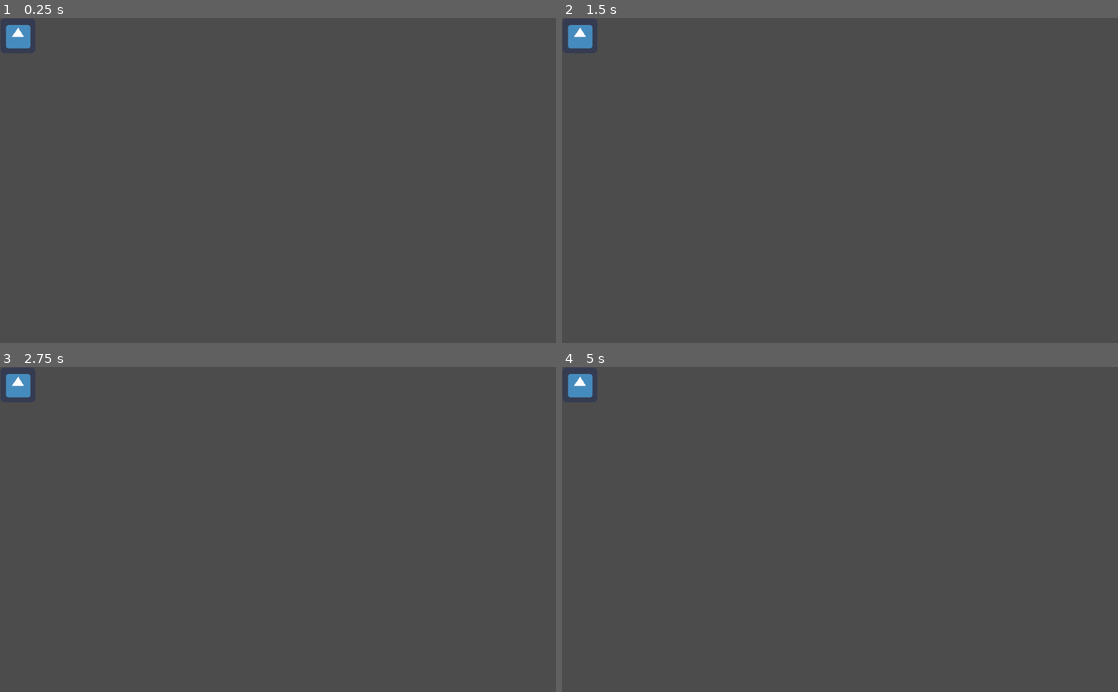
Above: before the commit, frames 1-4 (two rows, left to right).
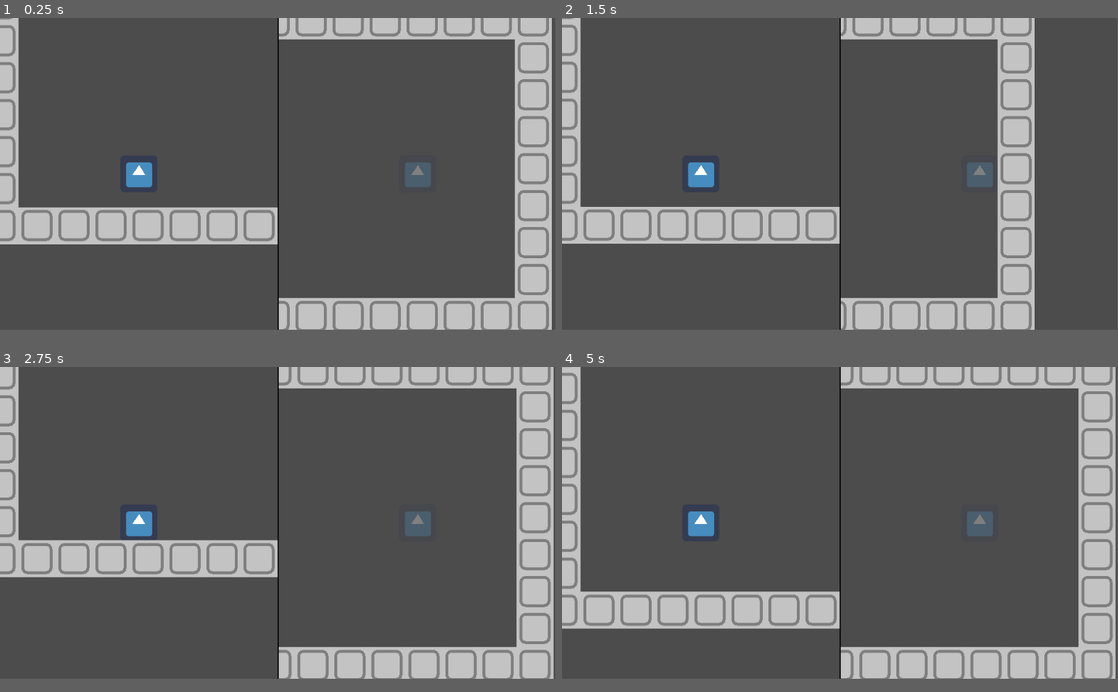
Above: after the commit, the same moments.

Repository: rakthalekk/ghosts-vs-skeletons
Game: Godot game, scene res://src/Main.tscn
Same seed, same stepped clock (60 frames per second), same inputs: the game is played once before the commit and once after it. The engine's default icon, where the game draws it, is replaced by a stand-in: a white triangle on a blue panel in a dark square.
Inputs:
- Up to frame 1 (0.25 s): no input
- Up to frame 2 (1.5 s): hold Right (ghost_move_right, bound only after the commit) from 0.53 s (still down); tap W (skeleton_jump, bound only after the commit) at 0.6, 0.77, 1.07, 1.35 s
- Up to frame 3 (2.75 s): tap W (skeleton_jump, bound only after the commit) at 1.52, 1.82, 2.1 s; release Right (ghost_move_right, bound only after the commit) at 2.03 s; hold Left (ghost_move_left, bound only after the commit) from 2.03 s (still down)
- Up to frame 4 (5 s): release Left (ghost_move_left, bound only after the commit) at 2.78 s; hold Right (ghost_move_right, bound only after the commit) 2.78-4.28 s; tap W (skeleton_jump, bound only after the commit) at 2.85, 3.02, 3.32, 3.6, 3.77, 4.07, 4.35, 4.52, 4.82 s; hold Left (ghost_move_left, bound only after the commit) from 4.28 s (still down)
In our replay, the window is 800x468 before the commit and 799x449 after it. These sizes can differ from the game's own. Grey fills any space a smaller window leaves; there, only what the larger window draws over its background counts as a difference.

The runs differ from the first frame. In frame 1, 22% of the frame differs, in the area x 0-100%, y 0-96%; in frame 2, 20%; in frame 3, 22%; in frame 4, 23%.

Commit message:
basic movement & splitscreen

Diff:
--- a/GhostsVsSkeletons/project.godot
+++ b/GhostsVsSkeletons/project.godot
@@ -8,19 +8,79 @@
 
 config_version=4
 
+_global_script_classes=[ {
+"base": "KinematicBody2D",
+"class": "GroundedActor",
+"language": "GDScript",
+"path": "res://src/GroundedActor.gd"
+} ]
+_global_script_class_icons={
+"GroundedActor": ""
+}
+
 [application]
 
 config/name="Ghosts Vs Skeletons"
 run/main_scene="res://src/Main.tscn"
 config/icon="res://icon.png"
 
+[display]
+
+window/size/width=960
+window/size/height=540
+
 [gui]
 
 common/drop_mouse_on_gui_input_disabled=true
 
+[input]
+
+skeleton_move_left={
+"deadzone": 0.5,
+"events": [ Object(InputEventKey,"resource_local_to_scene":false,"resource_name":"","device":0,"alt":false,"shift":false,"control":false,"meta":false,"command":false,"pressed":false,"scancode":0,"physical_scancode":65,"unicode":0,"echo":false,"script":null)
+ ]
+}
+skeleton_move_right={
+"deadzone": 0.5,
+"events": [ Object(InputEventKey,"resource_local_to_scene":false,"resource_name":"","device":0,"alt":false,"shift":false,"control":false,"meta":false,"command":false,"pressed":false,"scancode":0,"physical_scancode":68,"unicode":0,"echo":false,"script":null)
+ ]
+}
+skeleton_jump={
+"deadzone": 0.5,
+"events": [ Object(InputEventKey,"resource_local_to_scene":false,"resource_name":"","device":0,"alt":false,"shift":false,"control":false,"meta":false,"command":false,"pressed":false,"scancode":0,"physical_scancode":87,"unicode":0,"echo":false,"script":null)
+ ]
+}
+ghost_move_left={
+"deadzone": 0.5,
+"events": [ Object(InputEventKey,"resource_local_to_scene":false,"resource_name":"","device":0,"alt":false,"shift":false,"control":false,"meta":false,"command":false,"pressed":false,"scancode":0,"physical_scancode":16777231,"unicode":0,"echo":false,"script":null)
+ ]
+}
+ghost_move_right={
+"deadzone": 0.5,
+"events": [ Object(InputEventKey,"resource_local_to_scene":false,"resource_name":"","device":0,"alt":false,"shift":false,"control":false,"meta":false,"command":false,"pressed":false,"scancode":0,"physical_scancode":16777233,"unicode":0,"echo":false,"script":null)
+ ]
+}
+ghost_move_up={
+"deadzone": 0.5,
+"events": [ Object(InputEventKey,"resource_local_to_scene":false,"resource_name":"","device":0,"alt":false,"shift":false,"control":false,"meta":false,"command":false,"pressed":false,"scancode":0,"physical_scancode":16777232,"unicode":0,"echo":false,"script":null)
+ ]
+}
+ghost_move_down={
+"deadzone": 0.5,
+"events": [ Object(InputEventKey,"resource_local_to_scene":false,"resource_name":"","device":0,"alt":false,"shift":false,"control":false,"meta":false,"command":false,"pressed":false,"scancode":0,"physical_scancode":16777234,"unicode":0,"echo":false,"script":null)
+ ]
+}
+
+[layer_names]
+
+2d_physics/layer_1="environment"
+2d_physics/layer_2="skeleton"
+2d_physics/layer_3="ghost"
+
 [physics]
 
 common/enable_pause_aware_picking=true
+2d/default_gravity=3000
 
 [rendering]
 
--- /dev/null
+++ b/GhostsVsSkeletons/src/GhostPlayer.gd
@@ -0,0 +1,20 @@
+extends KinematicBody2D
+
+
+export(Vector2) var speed = Vector2(200, 200)
+
+var direction = Vector2.ZERO
+var velocity = Vector2.ZERO
+
+
+func _physics_process(delta):
+	get_direction()
+
+	velocity = direction * speed
+
+	velocity = move_and_slide(velocity)
+
+
+func get_direction():
+	direction = Vector2(Input.get_action_strength("ghost_move_right") - Input.get_action_strength("ghost_move_left"),
+		Input.get_action_strength("ghost_move_down") - Input.get_action_strength("ghost_move_up")).normalized()
--- /dev/null
+++ b/GhostsVsSkeletons/src/GhostPlayer.tscn
@@ -0,0 +1,19 @@
+[gd_scene load_steps=4 format=2]
+
+[ext_resource path="res://icon.png" type="Texture" id=1]
+[ext_resource path="res://src/GhostPlayer.gd" type="Script" id=2]
+
+[sub_resource type="RectangleShape2D" id=1]
+extents = Vector2( 30.5, 30.5 )
+
+[node name="GhostPlayer" type="KinematicBody2D"]
+collision_layer = 4
+script = ExtResource( 2 )
+
+[node name="CollisionShape2D" type="CollisionShape2D" parent="."]
+position = Vector2( 0.5, -0.5 )
+shape = SubResource( 1 )
+
+[node name="Sprite" type="Sprite" parent="."]
+modulate = Color( 1, 1, 1, 0.290196 )
+texture = ExtResource( 1 )
--- /dev/null
+++ b/GhostsVsSkeletons/src/GroundedActor.gd
@@ -0,0 +1,16 @@
+class_name GroundedActor
+extends KinematicBody2D
+
+const FLOOR_NORMAL = Vector2.UP
+const FLOOR_DETECT_DISTANCE = 20.0
+
+
+export(Vector2) var speed = Vector2(400, 1000)
+
+var direction = Vector2.ZERO
+var velocity = Vector2.ZERO
+
+onready var gravity = ProjectSettings.get("physics/2d/default_gravity")
+
+func _physics_process(delta):
+	velocity.y += gravity * delta
--- /dev/null
+++ b/GhostsVsSkeletons/src/Main.gd
@@ -0,0 +1,26 @@
+# This script is from the GDQuest Tutorial How to do a Split-Screen Co-op in Godot
+# CC-By 4.0 - GDQuest and contributors
+
+extends Node2D
+
+
+onready var players := {
+	"1": {
+		viewport = $HBoxContainer/ViewportContainer/Viewport,
+		camera = $HBoxContainer/ViewportContainer/Viewport/Camera2D,
+		player = $HBoxContainer/ViewportContainer/Viewport/Map/SkeletonPlayer
+	},
+	"2": {
+		viewport = $HBoxContainer/ViewportContainer2/Viewport,
+		camera = $HBoxContainer/ViewportContainer2/Viewport/Camera2D,
+		player = $HBoxContainer/ViewportContainer/Viewport/Map/GhostPlayer
+	}
+}
+
+
+func _ready():
+	players["2"].viewport.world_2d = players["1"].viewport.world_2d
+	for node in players.values():
+		var remote_transform = RemoteTransform2D.new()
+		remote_transform.remote_path = node.camera.get_path()
+		node.player.add_child(remote_transform)
--- a/GhostsVsSkeletons/src/Main.tscn
+++ b/GhostsVsSkeletons/src/Main.tscn
@@ -1,9 +1,48 @@
-[gd_scene load_steps=2 format=2]
+[gd_scene load_steps=3 format=2]
 
-[ext_resource path="res://icon.png" type="Texture" id=1]
+[ext_resource path="res://src/Map.tscn" type="PackedScene" id=1]
+[ext_resource path="res://src/Main.gd" type="Script" id=2]
 
 [node name="Main" type="Node2D"]
+script = ExtResource( 2 )
 
-[node name="Icon" type="Sprite" parent="."]
-position = Vector2( 33, 33 )
-texture = ExtResource( 1 )
+[node name="HBoxContainer" type="HBoxContainer" parent="."]
+margin_right = 40.0
+margin_bottom = 40.0
+custom_constants/separation = 0
+
+[node name="ViewportContainer" type="ViewportContainer" parent="HBoxContainer"]
+margin_right = 480.0
+margin_bottom = 540.0
+
+[node name="Viewport" type="Viewport" parent="HBoxContainer/ViewportContainer"]
+size = Vector2( 480, 540 )
+handle_input_locally = false
+usage = 0
+render_target_update_mode = 3
+
+[node name="Map" parent="HBoxContainer/ViewportContainer/Viewport" instance=ExtResource( 1 )]
+
+[node name="Camera2D" type="Camera2D" parent="HBoxContainer/ViewportContainer/Viewport"]
+current = true
+
+[node name="ColorRect" type="ColorRect" parent="HBoxContainer"]
+margin_left = 480.0
+margin_right = 482.0
+margin_bottom = 540.0
+rect_min_size = Vector2( 2, 0 )
+color = Color( 0, 0, 0, 1 )
+
+[node name="ViewportContainer2" type="ViewportContainer" parent="HBoxContainer"]
+margin_left = 482.0
+margin_right = 962.0
+margin_bottom = 540.0
+
+[node name="Viewport" type="Viewport" parent="HBoxContainer/ViewportContainer2"]
+size = Vector2( 480, 540 )
+handle_input_locally = false
+usage = 0
+render_target_update_mode = 3
+
+[node name="Camera2D" type="Camera2D" parent="HBoxContainer/ViewportContainer2/Viewport"]
+current = true
--- /dev/null
+++ b/GhostsVsSkeletons/src/Map.tscn
@@ -0,0 +1,44 @@
+[gd_scene load_steps=6 format=2]
+
+[ext_resource path="res://src/GhostPlayer.tscn" type="PackedScene" id=1]
+[ext_resource path="res://src/SkeletonPlayer.tscn" type="PackedScene" id=2]
+[ext_resource path="res://assets/tileset_placeholder.png" type="Texture" id=3]
+
+[sub_resource type="ConvexPolygonShape2D" id=2]
+points = PoolVector2Array( 0, 0, 64, 0, 64, 64, 0, 64 )
+
+[sub_resource type="TileSet" id=1]
+0/name = "tileset_placeholder.png 0"
+0/texture = ExtResource( 3 )
+0/tex_offset = Vector2( 0, 0 )
+0/modulate = Color( 1, 1, 1, 1 )
+0/region = Rect2( 0, 0, 64, 64 )
+0/tile_mode = 0
+0/occluder_offset = Vector2( 0, 0 )
+0/navigation_offset = Vector2( 0, 0 )
+0/shape_offset = Vector2( 0, 0 )
+0/shape_transform = Transform2D( 1, 0, 0, 1, 0, 0 )
+0/shape = SubResource( 2 )
+0/shape_one_way = false
+0/shape_one_way_margin = 1.0
+0/shapes = [ {
+"autotile_coord": Vector2( 0, 0 ),
+"one_way": false,
+"one_way_margin": 1.0,
+"shape": SubResource( 2 ),
+"shape_transform": Transform2D( 1, 0, 0, 1, 0, 0 )
+} ]
+0/z_index = 0
+
+[node name="Map" type="Node2D"]
+
+[node name="SkeletonPlayer" parent="." instance=ExtResource( 2 )]
+position = Vector2( 272, 367 )
+
+[node name="GhostPlayer" parent="." instance=ExtResource( 1 )]
+position = Vector2( 728, 297 )
+
+[node name="TileMap" type="TileMap" parent="."]
+tile_set = SubResource( 1 )
+format = 1
+tile_data = PoolIntArray( 0, 0, 0, 1, 0, 0, 2, 0, 0, 3, 0, 0, 4, 0, 0, 5, 0, 0, 6, 0, 0, 7, 0, 0, 8, 0, 0, 9, 0, 0, 10, 0, 0, 11, 0, 0, 12, 0, 0, 13, 0, 0, 14, 0, 0, 65536, 0, 0, 65550, 0, 0, 131072, 0, 0, 131086, 0, 0, 196608, 0, 0, 196622, 0, 0, 262144, 0, 0, 262158, 0, 0, 327680, 0, 0, 327694, 0, 0, 393216, 0, 0, 393230, 0, 0, 458752, 0, 0, 458766, 0, 0, 524288, 0, 0, 524289, 0, 0, 524290, 0, 0, 524291, 0, 0, 524292, 0, 0, 524293, 0, 0, 524294, 0, 0, 524295, 0, 0, 524296, 0, 0, 524297, 0, 0, 524298, 0, 0, 524299, 0, 0, 524300, 0, 0, 524301, 0, 0, 524302, 0, 0 )
--- /dev/null
+++ b/GhostsVsSkeletons/src/SkeletonPlayer.gd
@@ -0,0 +1,37 @@
+extends GroundedActor
+
+
+# Called when the node enters the scene tree for the first time.
+func _ready():
+	pass # Replace with function body.
+
+
+func _physics_process(delta):
+	get_direction()
+
+	var is_jump_interrupted = Input.is_action_just_released("skeleton_jump") and velocity.y < 0.0
+	velocity = calculate_move_velocity(velocity, direction, speed, is_jump_interrupted)
+
+	var snap_vector = Vector2.DOWN * FLOOR_DETECT_DISTANCE if direction.y == 0.0 else Vector2.ZERO
+	velocity = move_and_slide_with_snap(velocity, snap_vector, FLOOR_NORMAL, false, 4, 0.9, false)
+
+
+func get_direction():
+	direction = Vector2(Input.get_action_strength("skeleton_move_right") - Input.get_action_strength("skeleton_move_left"),
+		-1 if (is_on_floor()) and Input.is_action_just_pressed("skeleton_jump") else 0)
+
+
+# Takes the player's current velocity and applies movement speed and direction
+func calculate_move_velocity(
+		linear_velocity,
+		direction,
+		speed,
+		is_jump_interrupted
+	):
+	var v = linear_velocity
+	v.x = speed.x * direction.x
+	if direction.y != 0.0:
+		v.y = speed.y * direction.y
+	if is_jump_interrupted:
+		v.y *= 0.5
+	return v
--- /dev/null
+++ b/GhostsVsSkeletons/src/SkeletonPlayer.tscn
@@ -0,0 +1,18 @@
+[gd_scene load_steps=4 format=2]
+
+[ext_resource path="res://icon.png" type="Texture" id=1]
+[ext_resource path="res://src/SkeletonPlayer.gd" type="Script" id=2]
+
+[sub_resource type="RectangleShape2D" id=1]
+extents = Vector2( 30.5, 30.5 )
+
+[node name="SkeletonPlayer" type="KinematicBody2D"]
+collision_layer = 2
+script = ExtResource( 2 )
+
+[node name="CollisionShape2D" type="CollisionShape2D" parent="."]
+position = Vector2( 0.5, -0.5 )
+shape = SubResource( 1 )
+
+[node name="Sprite" type="Sprite" parent="."]
+texture = ExtResource( 1 )
Binary file added: GhostsVsSkeletons/assets/tileset_placeholder.png
Not shown, added: GhostsVsSkeletons/assets/tileset_placeholder.png.import
